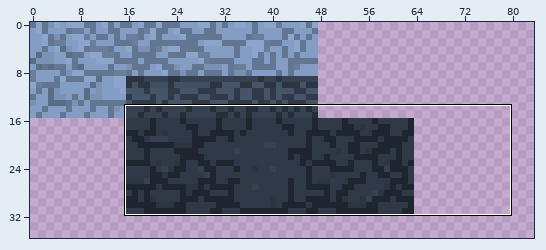
Two states of a pixel-art file, art/tiles.aseprite. The picture above shows the old version from afar; the outline marks the close-up.
Close-up. Earlier state:
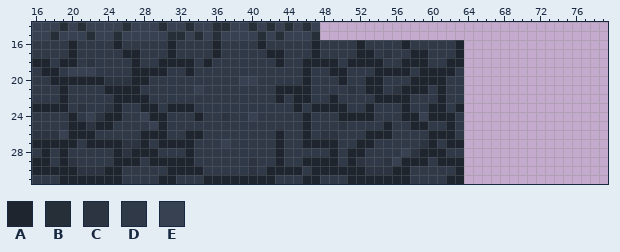
512x512 pixels, 1 frame. Colours within 5 levels of each other are drawn and written as one. Shown: x 16..79, y 14..31. The wide view leaves out empty margins.
Palette (. is transparent): A #1f252e  B #262e38  C #2b3440  D #303947  E #374152
Pixels before, first column x 16:
14 EEEBEBEEEEBEEEBEEBEEBBEEBEBEBEBE................
15 EEBEEEBEEBEEEEEBBEBEBEEEEBEBEEEB................
16 DDDDADDDDADDDDDADDDDADDDDADDDDDADDDDADDDDADDDDDA
17 DDDDADDDDDAADDDADDDDADDDDDAADDDADDDDAADCDDAADDDA
18 AADAADCDDDDADDAAAADADDDDDDDADDAAAADAAAADDAAADDAA
19 DAADEEEDDDDAAAADDADDDDDDDDDDDDADDAADDDAAAADAAAAD
20 DDAAAAAACCCAADDDDDDDDDDEEDDDDDADDDADDAADDDAAAADD
21 DDDADDDDAAAADDDDDDEDDDDDDDDAAAADDDDCDAADCAAADADD
22 DDDADDDDDAAAADDDDDDDDDDDDDDADAADDADDDDAAAADDDADD
23 AAAADCDDCADDAADAAADDDDDDDDDDDADAAAADDADDDADDAADA
24 DDDDADECAADDEAADDDADDCDDEDDDDDADDDAAAADDDAAEAAAD
25 DDDDAACAADDDDEADDDDDDDDDDDDDDDADDDCDDDDADDAADDAD
26 CCCEAAADDDDDAAADDAADDDDDDDDADDADCCDDDAAADDDDAAAD
27 AAAAADAAAACCADAAAADDDEDDDDDADDAAAADDAADDDDDCADAA
28 DADADDDDDACAAADDDADDDDDDDDDADDDDDADAADDDDECAAADD
29 AADACDDDDAAADAAAAADDDDDDCDDADDAAAADACDDCEAAADAAA
30 AAAAACCCAADDDDDAAAADDDDDCDAAAADAAAAAACCCAADDDDDA
31 DDDAAAAAAADDDDAADDDAAAAAAAADDDAADDDAAAAAAADDDDAA
The result:
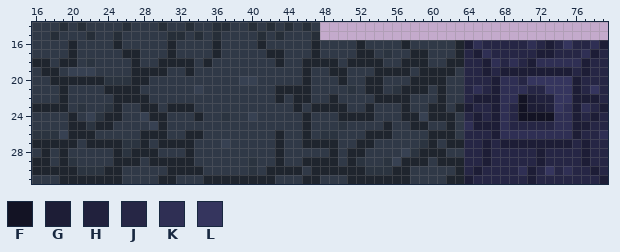
Colours new in this view: F #131324  G #1d1d36  H #21213d  J #262645  K #2f2f54  L #35355e
What changed:
Changed rows in their new state; - is an unchanged pixel.
first column x 16:
14 DDD-D-DDDD-DDD-DD-DD--DD-D-D-D-D--------------------------------
15 DD-DDD-DD-DDDDD--D-D-DDDD-D-DDD---------------------------------
16 ------------------------------------------------GKJJJJJKJGJLJJKG
17 ------------------------------------------------JGKJJJJJGGJJJKGJ
18 ------------------------------------------------JJGKJKJGKKKKKGJJ
19 ------------------------------------------------JJGJGGGGGGGGJGJJ
20 ------------------------------------------------JJJGKKJLLLLLGJJJ
21 ------------------------------------------------JKJGKKKJJLLLGJLJ
22 ------------------------------------------------JGGGKKFGHHLLGGGJ
23 ------------------------------------------------GJJGKJFGGHLKGKJG
24 ------------------------------------------------JGJGKJFFFFKKGJGJ
25 ------------------------------------------------KGGGKJJJJJKKGGJJ
26 ------------------------------------------------JJJGKKKKKKKKGJJK
27 ------------------------------------------------JJGJGGGGGGGGJGJJ
28 ------------------------------------------------JJGJJJJJGJJJJGJJ
29 ------------------------------------------------JJGJJJJJGJJJJGJJ
30 ------------------------------------------------JGJJJJKGJLJKJJGJ
31 ------------------------------------------------GJJJJJJGJJJJJJJG
Boxes around the changes in both close-ups, in picture pixels (x1, y1, x2, y2):
changed: (32, 22, 320, 40)
added: (464, 40, 608, 184)
